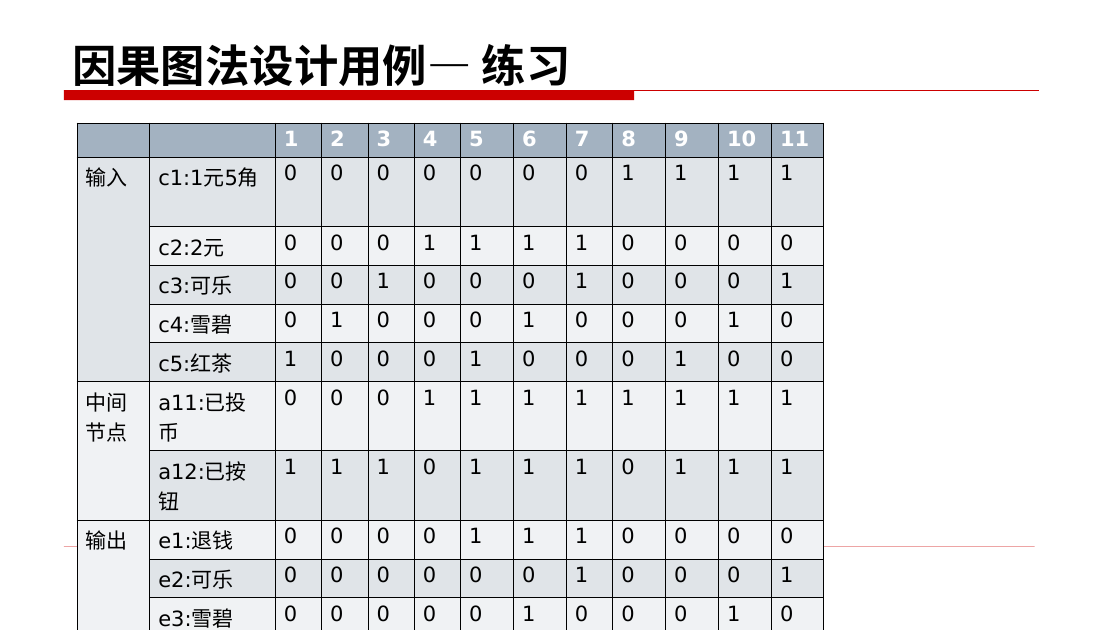
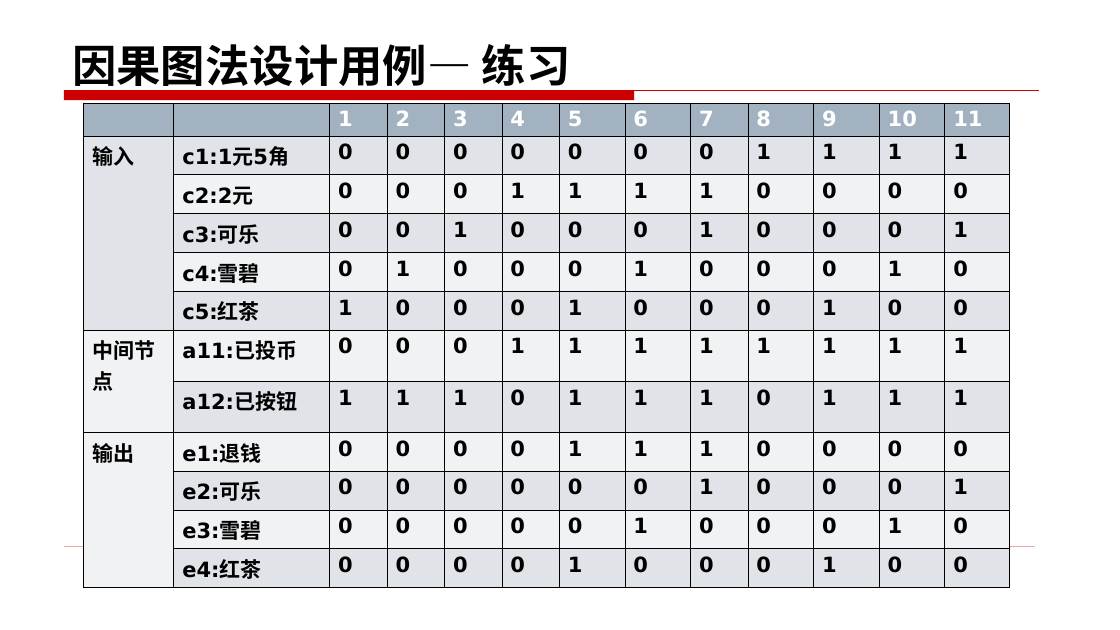
Before and after one commit to edu2act/course-foundation-software-tesing, a slide deck: slide 28 of materials/slides/3.5.pptx (slide 33 before the commit). Drawn at 1120x630 pixels with LibreOffice and Linux fonts; fonts in the diff are those of the drawing. Boxes give left, top, right and bottom in pixels: in the first picture for what was removed or moved away, otherwise in the second. Text is boxed around its words. In the diff, an @@ line names an element or a change of style, - is before the commit and + after.

```diff
--- a/materials/slides/3.5.pptx
+++ b/materials/slides/3.5.pptx
@@ table at (x1=84, y1=103, x2=1008, y2=583) @@
@@ bold on @@
@@ table resized from (x1=77, y1=124, x2=824, y2=630) to (x1=84, y1=103, x2=1008, y2=583) @@
```
Also in this commit, not shown: 8 other slides changed, 1 slide added, 6 slides removed, 13 other files.
